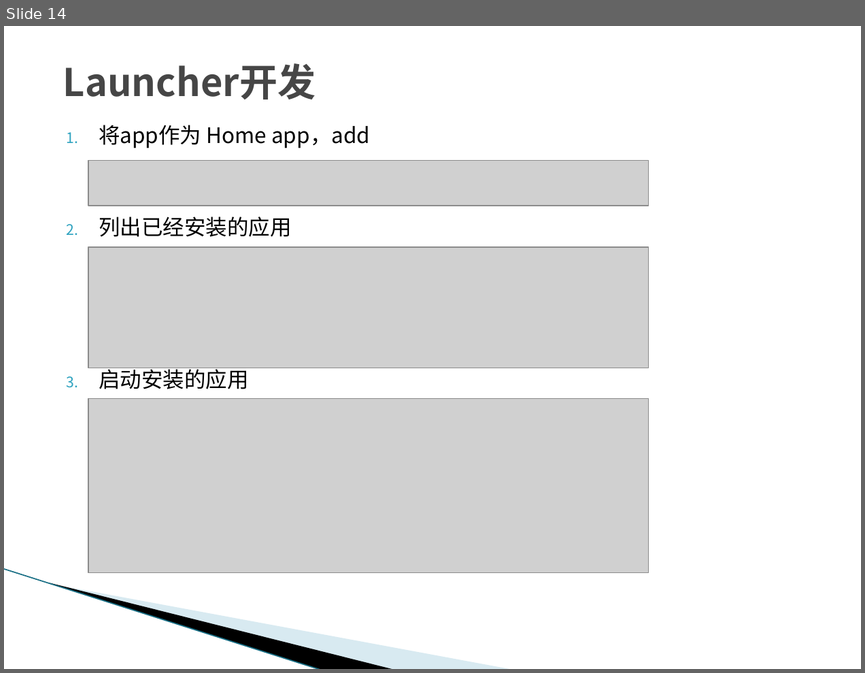
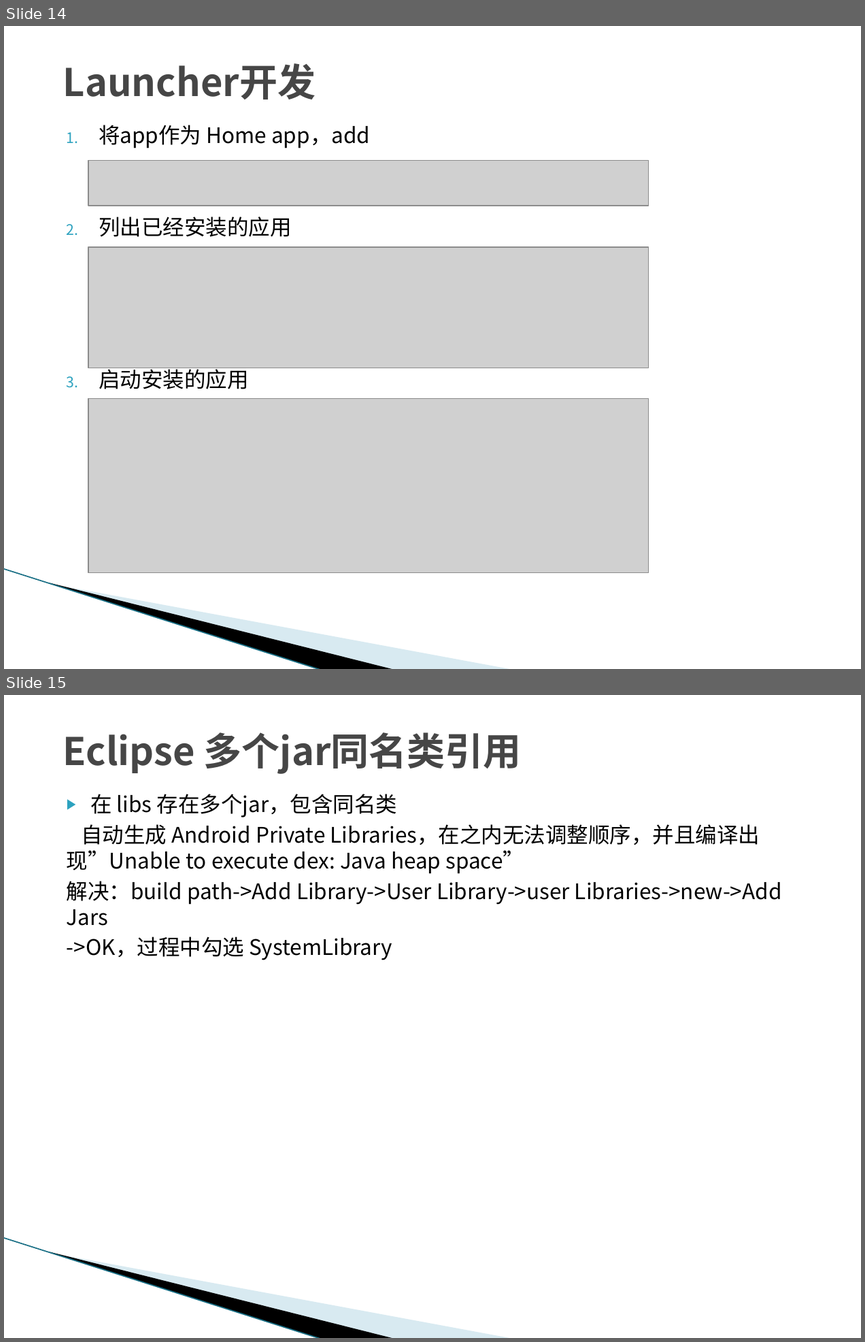
Before and after one commit to mengtrue/AndroidStudio, a slide deck: UnityLauncher/Unity_AndroidJar.pptx. Shown one above the other, each under a label of ours: slide 14 before the commit, slides 14 and 15 after it. The pictures are 865x673 and 865x1342 pixels, drawn with LibreOffice and Linux fonts; fonts in the diff are those of the drawing; grey boxes stand for pictures; background and template pictures are left out. Boxes give left, top, right and bottom in pixels: in the first picture for what was removed or moved away, otherwise in the second. Text is boxed around its words. In the diff, an @@ line names an element or a change of style, - is before the commit and + after.

Commit message:
导入原 Eclipse 工程 libs 使用

```diff
--- a/UnityLauncher/Unity_AndroidJar.pptx
+++ b/UnityLauncher/Unity_AndroidJar.pptx
@@ slide 15 added at bbox=[4, 695, 861, 1338], background #FFFFFF; not listed: 3 template elements that a slide beside it also shows @@
@@ title added at bbox=[63, 732, 521, 774], 32 pt, text #464646, bold @@
+Eclipse 多个jar同名类引用
@@ text added at bbox=[67, 794, 782, 960], 18 pt, text #000000 @@
+▶ 在 libs 存在多个jar，包含同名类
+自动生成 Android Private Libraries，在之内无法调整顺序，并且编译出现”Unable to execute dex: Java heap space”
+解决：build path->Add Library->User Library->user Libraries->new->Add Jars
+->OK，过程中勾选 SystemLibrary
```
Also in this commit, not shown: 1 other file.
